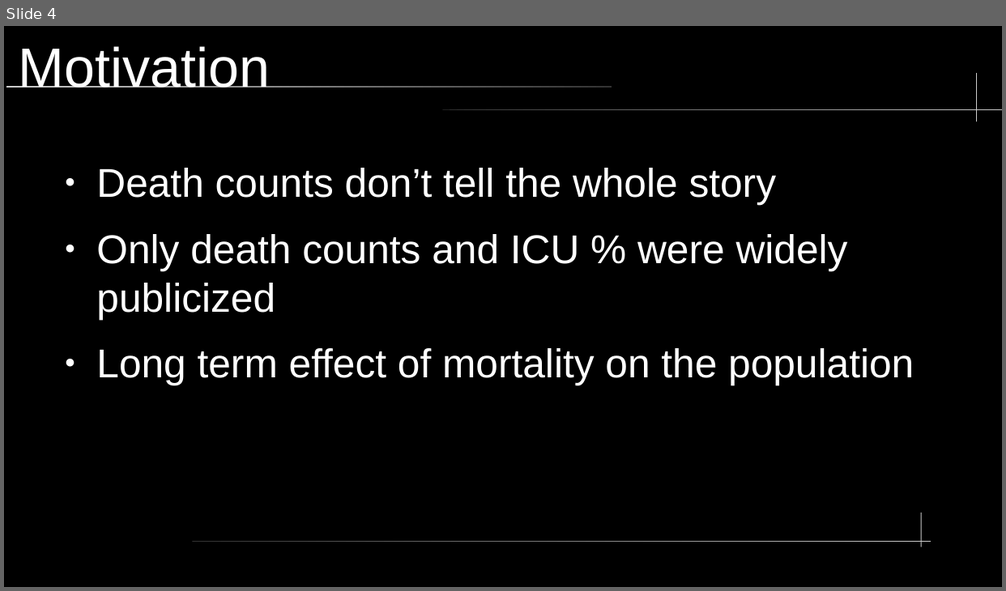
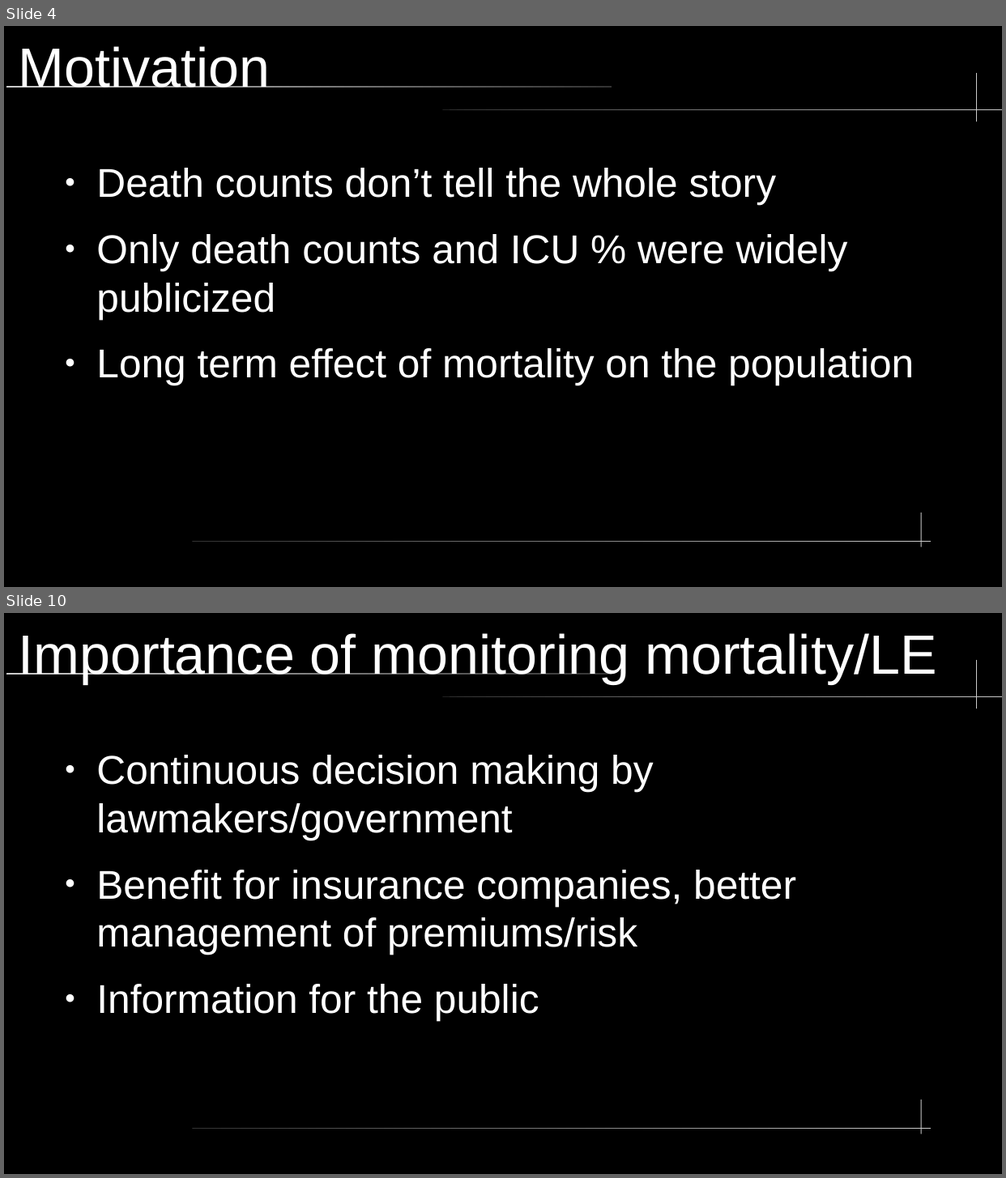
Before and after one commit to dreth/tfm_uc3m, a slide deck: paper/presentation/presentation.odp. Shown one above the other, each under a label of ours: slide 4 before the commit, slides 4 and 10 after it; the slides between them are not shown. The pictures are 1006x591 and 1006x1178 pixels, drawn with LibreOffice and Linux fonts; fonts in the diff are those of the drawing. Boxes give left, top, right and bottom in pixels: in the first picture for what was removed or moved away, otherwise in the second. Text is boxed around its words. In the diff, an @@ line names an element or a change of style, - is before the commit and + after.

```diff
--- a/paper/presentation/presentation.odp
+++ b/paper/presentation/presentation.odp
@@ slide 10 added at box(4, 613, 1002, 1174), background #000000; not listed: 5 template elements that a slide beside it also shows @@
@@ title added at box(19, 633, 936, 684), 44 pt, text #FFFFFF @@
+Importance of monitoring mortality/LE
@@ text added at box(96, 755, 796, 1020), 32 pt, text #FFFFFF @@
+● Continuous decision making by lawmakers/government
+● Benefit for insurance companies, better management of premiums/risk
+● Information for the public
```
Also in this commit, not shown: 2 slides changed, 23 other slides added.
